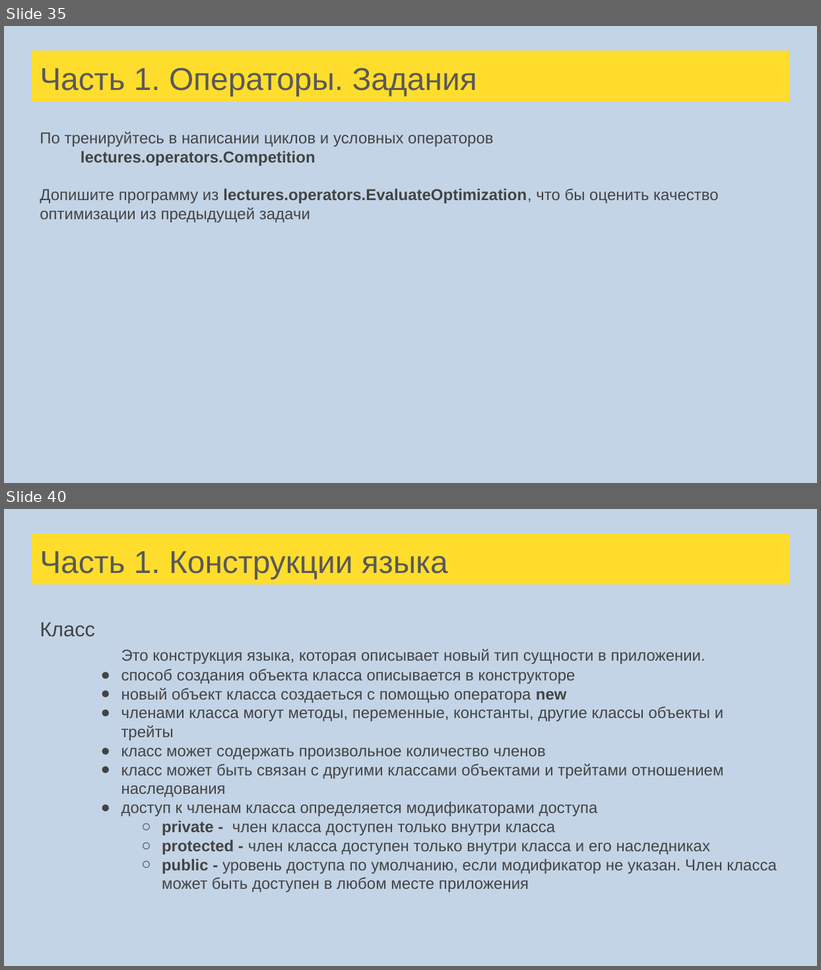
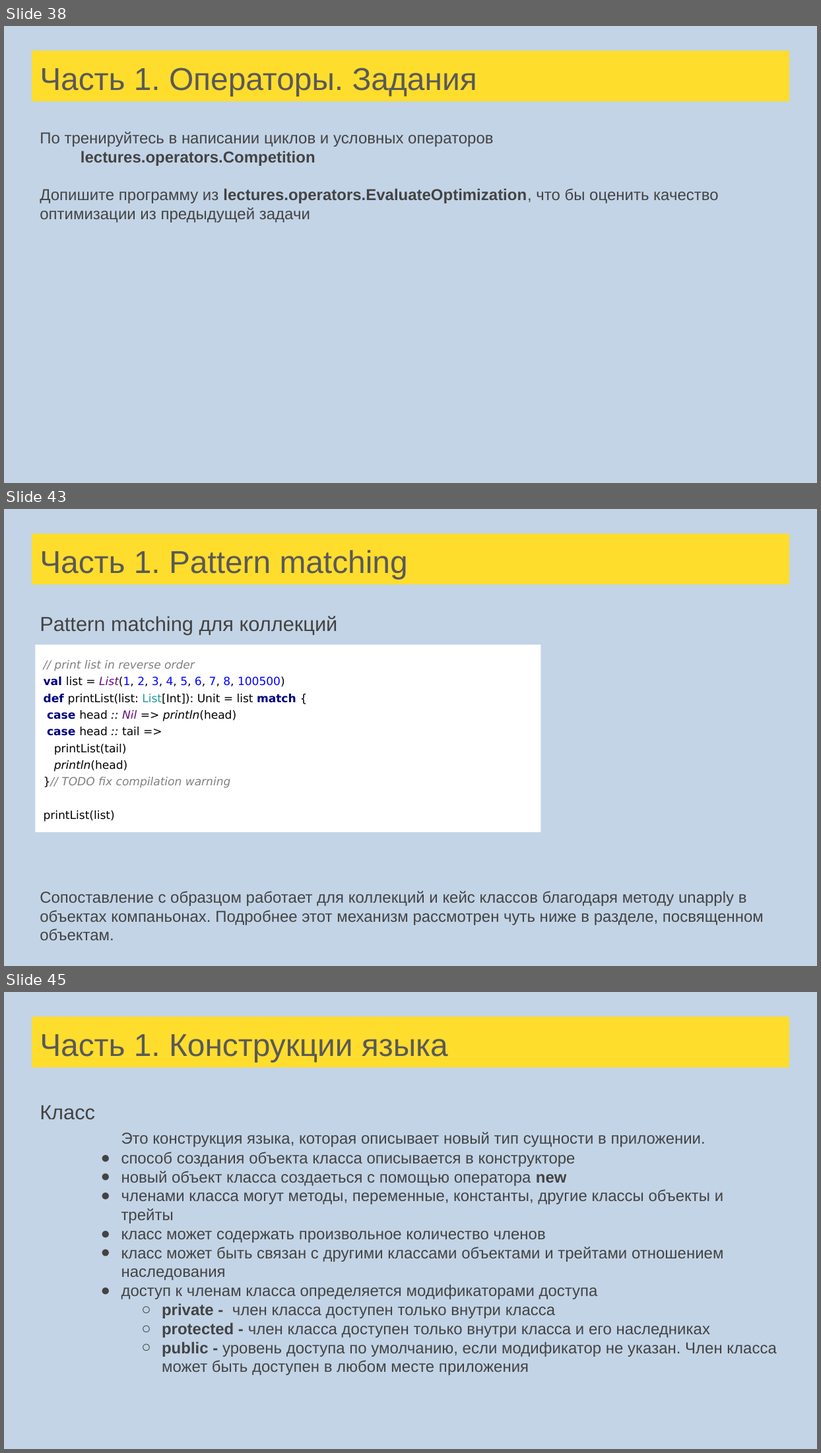
Before and after one commit to tralfamadore/ScalaLectures, a slide deck: src/main/resources/Лекции Scala для FinTech.pptx. Shown one above the other, each under a label of ours: slides 35 and 40 before the commit, slides 38, 43 and 45 after it; the slides between them are not shown. The pictures are 821x970 and 821x1453 pixels, drawn with LibreOffice and Linux fonts; fonts in the diff are those of the drawing. Boxes give left, top, right and bottom in pixels: in the first picture for what was removed or moved away, otherwise in the second. Text is boxed around its words. In the diff, an @@ line names an element or a change of style, - is before the commit and + after.

Commit message:
Pattern matching(without tasks) + function composition + partial functions start

```diff
--- a/src/main/resources/Лекции Scala для FinTech.pptx
+++ b/src/main/resources/Лекции Scala для FinTech.pptx
@@ slide 43 added at <box>4,509,817,966</box>, background #C3D4E6 @@
@@ title added at <box>32,533,789,585</box>, fill #FFDD2D, 28 pt, text #595959 @@
+Часть 1. Pattern matching
@@ text added at <box>40,616,764,941</box>, 14 pt, text #434343 @@
+Pattern matching для коллекций
+Сопоставление с образцом работает для коллекций и кейс классов благодаря методу unapply в объектах компаньонах. Подробнее этот механизм рассмотрен чуть ниже в разделе, посвященном объектам.
@@ rectangle added at <box>35,645,541,832</box>, fill #FFFFFF, 10 pt, text #000000 @@
+// print list in reverse order
+val list = List(1, 2, 3, 4, 5, 6, 7, 8, 100500)
+def printList(list: List[Int]): Unit = list match {
+case head :: Nil => println(head)
+case head :: tail =>
+printList(tail)
+println(head)
+}// TODO fix compilation warning
+printList(list)
@@ what was slide 35 is now slide 38 @@
@@ what was slide 40 is now slide 45 @@
```
Also in this commit, not shown: 6 slides changed, 6 other slides added, 1 slide removed, 4 other files.
